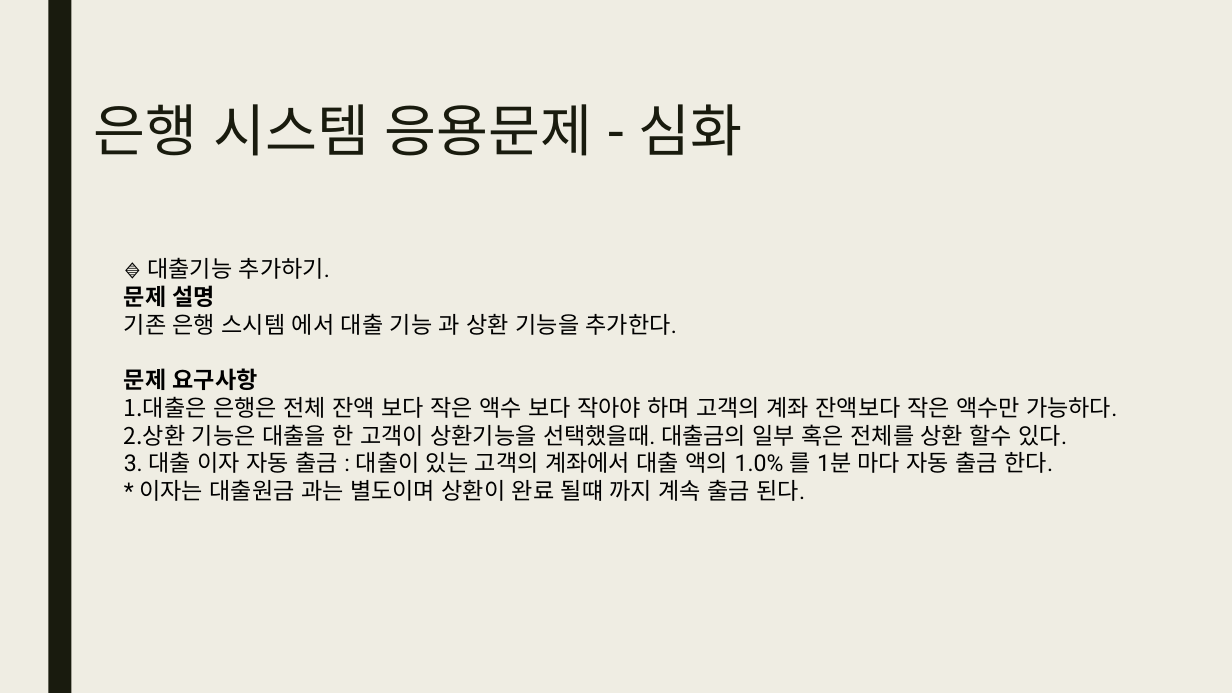
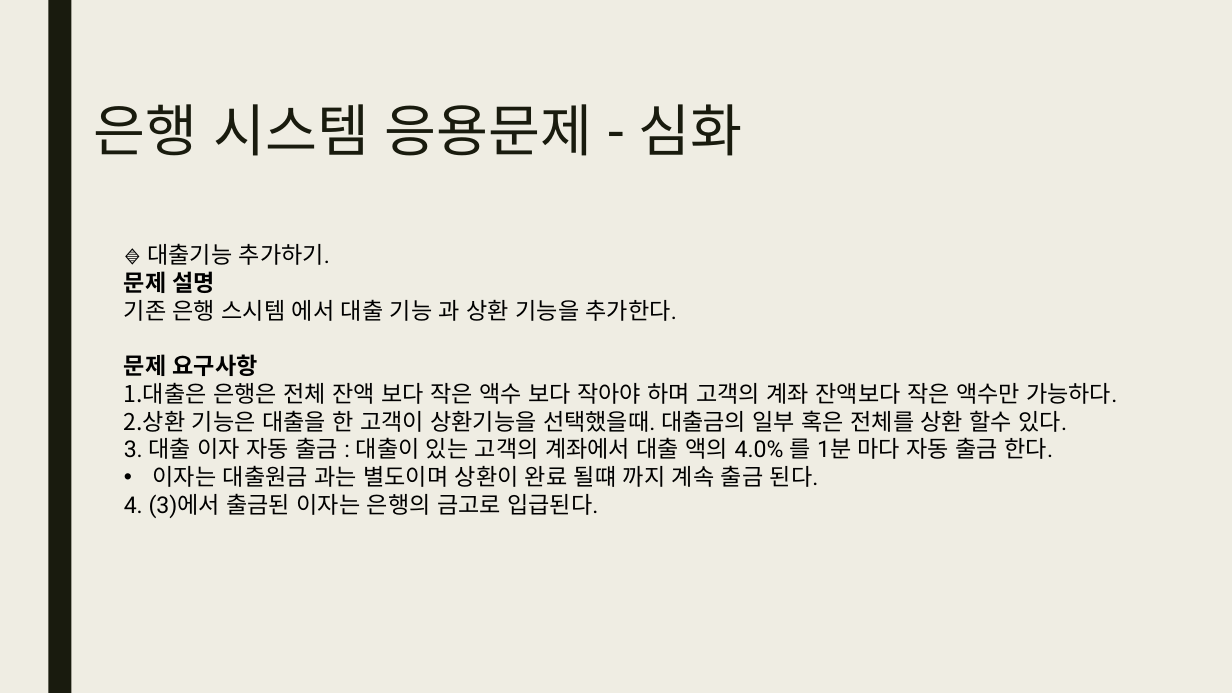
Before and after one commit to gomtings/JeoninHighSchool, a slide deck: slide 3 of 수업교제/2025/1학기/파이썬 기초07.pptx. Drawn at 1232x693 pixels with LibreOffice and Linux fonts; fonts in the diff are those of the drawing. Boxes give left, top, right and bottom in pixels: in the first picture for what was removed or moved away, otherwise in the second. Text is boxed around its words. In the diff, an @@ line names an element or a change of style, - is before the commit and + after.

Commit message:
update
클래스 심화 과정 추가.

```diff
--- a/수업교제/2025/1학기/파이썬 기초07.pptx
+++ b/수업교제/2025/1학기/파이썬 기초07.pptx
@@ text "🔹 대출기능 추가하기." moved from (x1=124, y1=257, x2=1117, y2=501) to (x1=124, y1=243, x2=1117, y2=518) @@
@@ text at (x1=124, y1=437, x2=1054, y2=518): text changed @@
-3. 대출 이자 자동 출금 : 대출이 있는 고객의 계좌에서 대출 액의 1.0% 를 1분 마다 자동 출금 한다.
-* 이자는 대출원금 과는 별도이며 상환이 완료 될떄 까지 계속 출금 된다.
+3. 대출 이자 자동 출금 : 대출이 있는 고객의 계좌에서 대출 액의 4.0% 를 1분 마다 자동 출금 한다.
+• 이자는 대출원금 과는 별도이며 상환이 완료 될떄 까지 계속 출금 된다.
+4. (3)에서 출금된 이자는 은행의 금고로 입급된다.
```
Also in this commit, not shown: 1 other slide changed, 1 other file.
